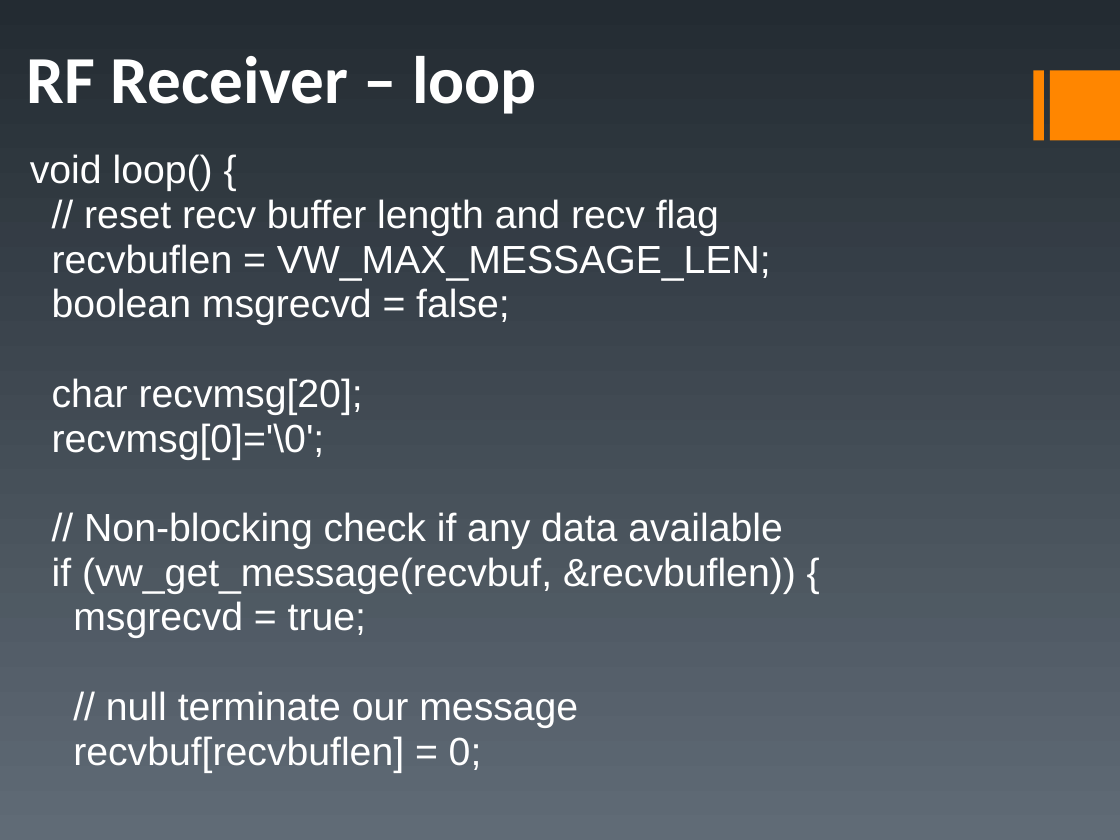
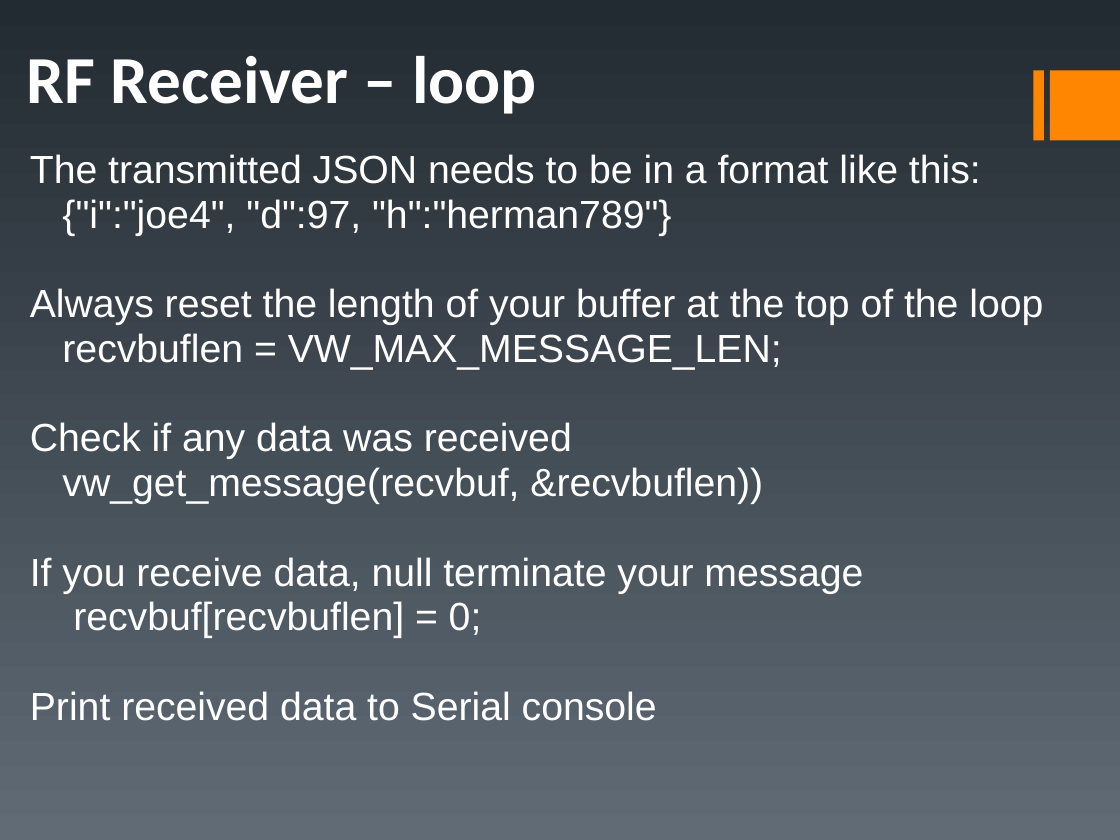
Before and after one commit to fwin-dev/arduino_sonar_web_api, a slide deck: slide 28 of examples/duinofest.ppt (slide 29 before the commit). Drawn at 1120x840 pixels with LibreOffice and Linux fonts; fonts in the diff are those of the drawing. Boxes give left, top, right and bottom in pixels: in the first picture for what was removed or moved away, otherwise in the second. Text is boxed around its words. In the diff, an @@ line names an element or a change of style, - is before the commit and + after.

```diff
--- a/examples/duinofest.ppt
+++ b/examples/duinofest.ppt
@@ text at bbox=[30, 154, 1043, 325]: text changed @@
-void loop() {
-// reset recv buffer length and recv flag
+The transmitted JSON needs to be in a format like this:
+{"i":"joe4", "d":97, "h":"herman789"}
+Always reset the length of your buffer at the top of the loop
@@ text at bbox=[30, 422, 863, 594]: text changed @@
-boolean msgrecvd = false;
-char recvmsg[20];
-recvmsg[0]='\0';
-// Non-blocking check if any data available
-if (vw_get_message(recvbuf, &recvbuflen)) {
-msgrecvd = true;
-// null terminate our message
+Check if any data was received
+vw_get_message(recvbuf, &recvbuflen))
+If you receive data, null terminate your message
@@ text at bbox=[30, 691, 657, 721]: paragraph added @@
+Print received data to Serial console
```
Also in this commit, not shown: 9 other slides changed, 2 slides added, 3 slides removed, 4 other files.
